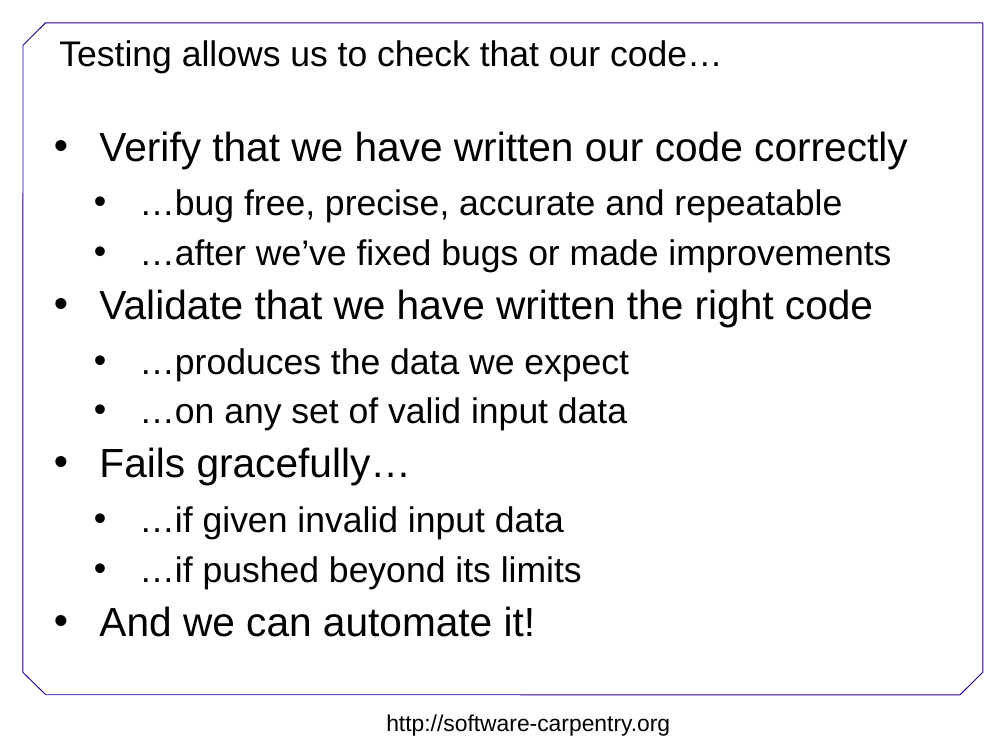
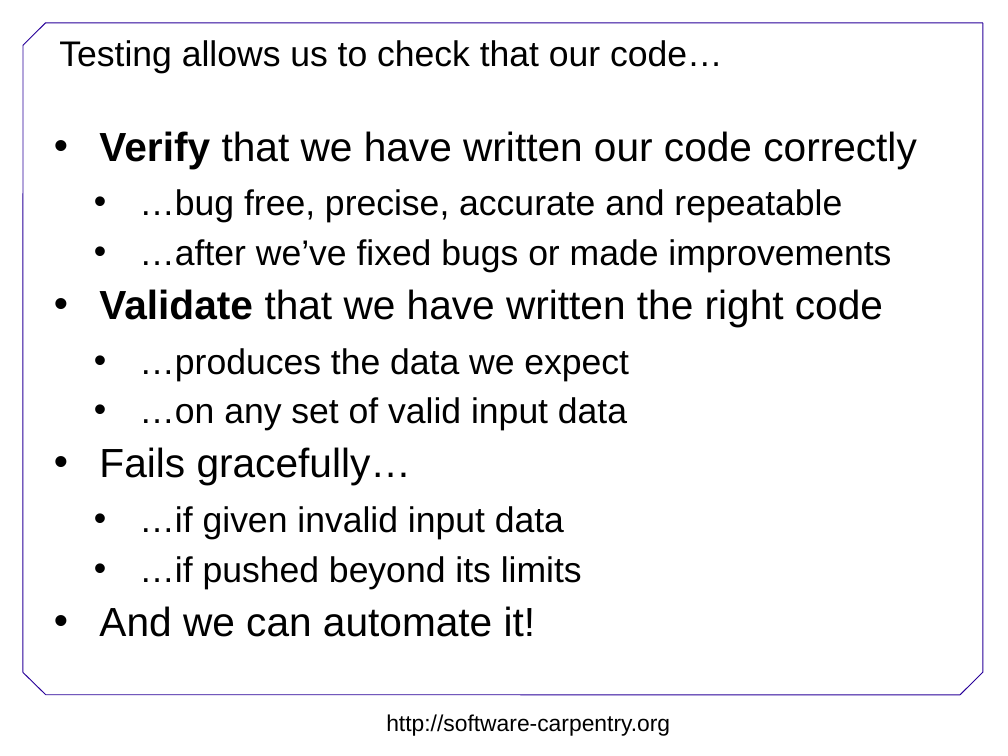
Before and after one commit to swcarpentry/DEPRECATED-boot-camps, a slide deck: slide 5 of python/testing-oxford/Testing.ppt (slide 4 before the commit). Drawn at 1008x756 pixels with LibreOffice and Linux fonts; fonts in the diff are those of the drawing; background and template pictures are left out. Boxes give left, top, right and bottom in pixels: in the first picture for what was removed or moved away, otherwise in the second. Text is boxed around its words. In the diff, an @@ line names an element or a change of style, - is before the commit and + after.

```diff
--- a/python/testing-oxford/Testing.ppt
+++ b/python/testing-oxford/Testing.ppt
@@ text at [99, 131, 917, 327]: bold on in "Verify", "Validate" @@
```
Also in this commit, not shown: 1 other slide changed, 1 slide added.
